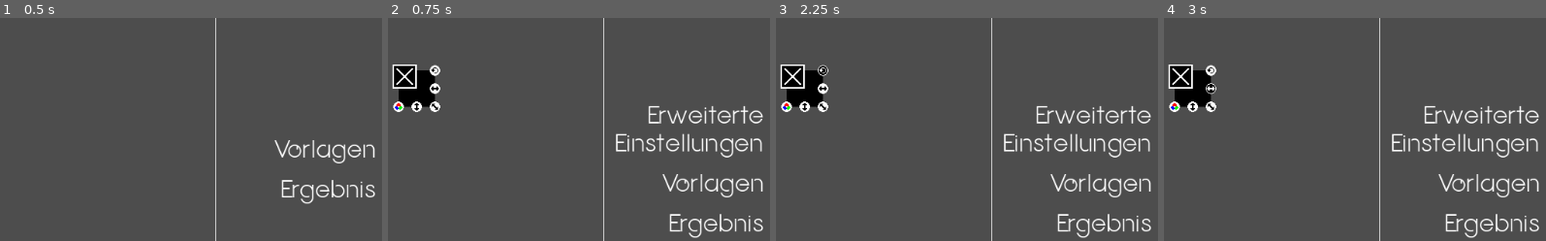
Above: before the commit, frames 1-4 (left to right).
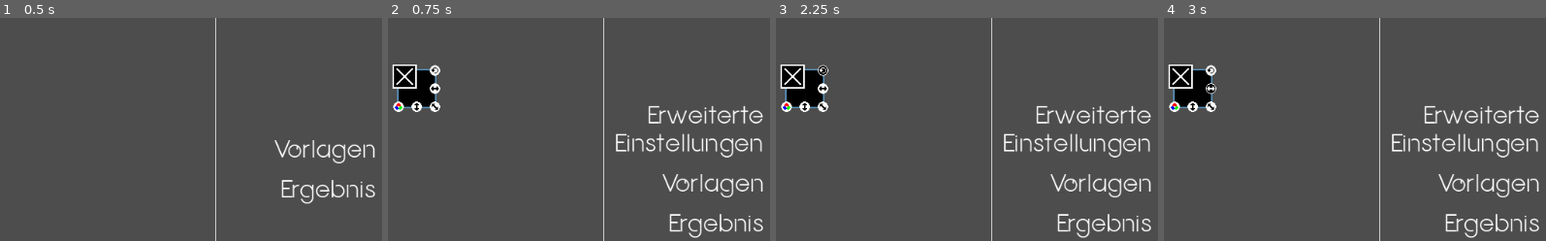
Above: after the commit, the same moments.

Repository: Anomasie/Fractals
Game: Godot game, scene res://scenes/GUI.tscn
Two runs of this game, one before a commit and one after it. Both use one fixed random seed, a clock stepped at 60 frames per second and the inputs below.
Inputs (mouse positions are % of the whole screen's width and height, from its top left):
- Up to frame 1 (0.5 s): no input
- Up to frame 2 (0.75 s): click "Hinzufügen" at 0.5 s
- Up to frame 3 (2.25 s): click (54, 29) at 1.25 s; click (56, 25) at 2 s
- Up to frame 4 (3 s): click (56, 29) at 2.75 s
The pictures show only the part of the screen within x 50-100%, y 13-63%; the shares and areas given below are measured in that part.

Frame 1 is identical in both runs. In frame 2, 0.1% of the frame differs, in the area x 2-13%, y 22-41%; in frame 3, 0.1%; in frame 4, 0.1%.

Commit message:
added focus outline

Diff:
--- a/scenes/Playground.gd
+++ b/scenes/Playground.gd
@@ -13,6 +13,7 @@
 	Instance.color_me.connect(color.bind(Instance))
 	Instance.focus_me.connect(focus.bind(Instance))
 	self.add_child(Instance)
+	self.focus(Instance)
 	get_parent().focus(Instance)
 	if duplicating:
 		return Instance
@@ -38,6 +39,9 @@
 
 func focus(MyRect):
 	self.move_child(MyRect, -1)
+	for child in self.get_children():
+		child.set_focus(false)
+	MyRect.set_focus(true)
 	get_parent().focus(MyRect)
 
 func get_ifs(origin):
--- a/scenes/Rect.gd
+++ b/scenes/Rect.gd
@@ -85,6 +85,13 @@
 func _on_close_button_pressed():
 	close_me.emit()
 
+## focus
+
+@onready var Outline = $OutlineContainer
+
+func set_focus(enabled):
+	Outline.visible = enabled
+
 ## colors
 
 func _on_color_button_pressed():
--- a/scenes/Rect.tscn
+++ b/scenes/Rect.tscn
@@ -1,7 +1,8 @@
-[gd_scene load_steps=22 format=3 uid="uid://cchxu2rc1oy1g"]
+[gd_scene load_steps=23 format=3 uid="uid://cchxu2rc1oy1g"]
 
 [ext_resource type="Script" path="res://scenes/Rect.gd" id="1_xqf1l"]
 [ext_resource type="Texture2D" uid="uid://gk7udv2vih6r" path="res://assets/white.png" id="2_72flb"]
+[ext_resource type="Texture2D" uid="uid://qsebfi3447th" path="res://assets/blue.png" id="2_gir0y"]
 [ext_resource type="Texture2D" uid="uid://ooj8ue67bf7j" path="res://assets/gui/buttons.png" id="3_bnldn"]
 
 [sub_resource type="AtlasTexture" id="AtlasTexture_bycuk"]
@@ -89,6 +90,17 @@
 script = ExtResource("1_xqf1l")
 metadata/_edit_group_ = true
 
+[node name="OutlineContainer" type="MarginContainer" parent="."]
+layout_mode = 2
+theme_override_constants/margin_left = 6
+theme_override_constants/margin_top = 6
+theme_override_constants/margin_right = 6
+theme_override_constants/margin_bottom = 6
+
+[node name="Outline" type="TextureRect" parent="OutlineContainer"]
+layout_mode = 2
+texture = ExtResource("2_gir0y")
+
 [node name="TextureContainer" type="MarginContainer" parent="."]
 custom_minimum_size = Vector2(48, 48)
 layout_mode = 2
Binary file changed: assets/blue.png
Binary file changed: assets/dots.aseprite
Binary file changed: assets/gui/buttons.aseprite
